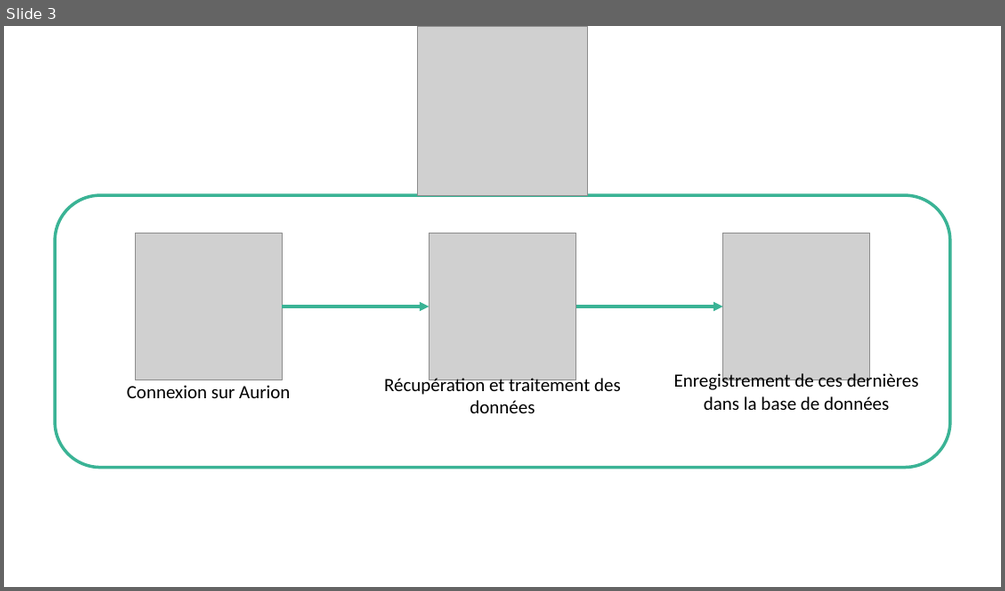
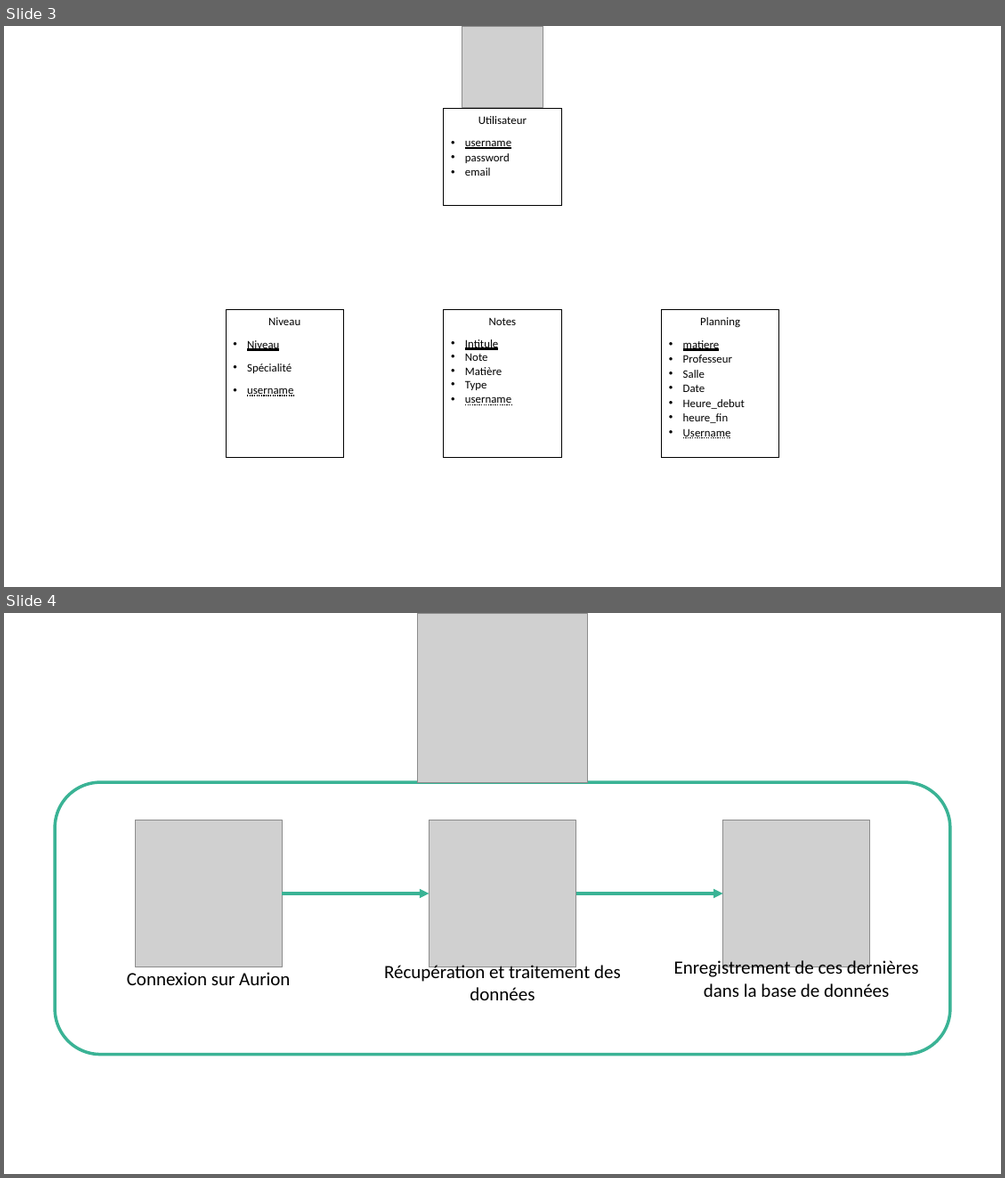
Before and after one commit to hugodemenez/isen-student-portal, a slide deck: powerpoint/Structure_Projet.pptx. Shown one above the other, each under a label of ours: slide 3 before the commit, slides 3 and 4 after it. The pictures are 1005x591 and 1005x1178 pixels, drawn with LibreOffice and Linux fonts; fonts in the diff are those of the drawing; grey boxes stand for pictures. Boxes give left, top, right and bottom in pixels: in the first picture for what was removed or moved away, otherwise in the second. Text is boxed around its words. In the diff, an @@ line names an element or a change of style, - is before the commit and + after.

```diff
--- a/powerpoint/Structure_Projet.pptx
+++ b/powerpoint/Structure_Projet.pptx
@@ slide 3 added at (4, 26, 1001, 587), background #FFFFFF @@
@@ picture added at (461, 26, 543, 108) @@
@@ rectangle added at (444, 108, 561, 206), fill #FFFFFF, outline #000000 0.75 pt, 11 pt, text #000000 @@
+Utilisateur
+• username
+• password
+• email
@@ rectangle added at (226, 309, 343, 458), fill #FFFFFF, outline #000000 0.75 pt, 11 pt, text #000000 @@
+Niveau
+• Niveau
+• Spécialité
+• username
@@ rectangle added at (444, 309, 561, 458), fill #FFFFFF, outline #000000 0.75 pt, 11 pt, text #000000 @@
+Notes
+• Intitule
+• Note
+• Matière
+• Type
+• username
@@ rectangle added at (662, 309, 778, 458), fill #FFFFFF, outline #000000 0.75 pt, 11 pt, text #000000 @@
+Planning
+• matiere
+• Professeur
+• Salle
+• Date
+• Heure_debut
+• heure_fin
+• Username
@@ what was slide 3 is now slide 4 @@
```
Also in this commit, not shown: 1 slide changed, 1 other slide added, 1 slide removed, 9 other files.
